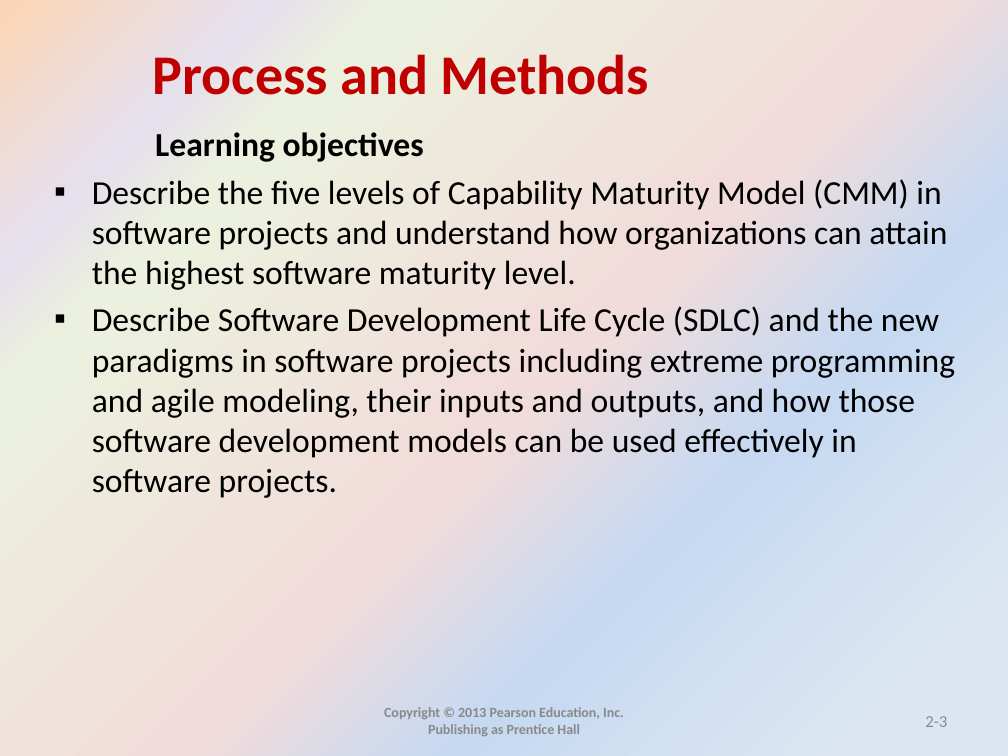
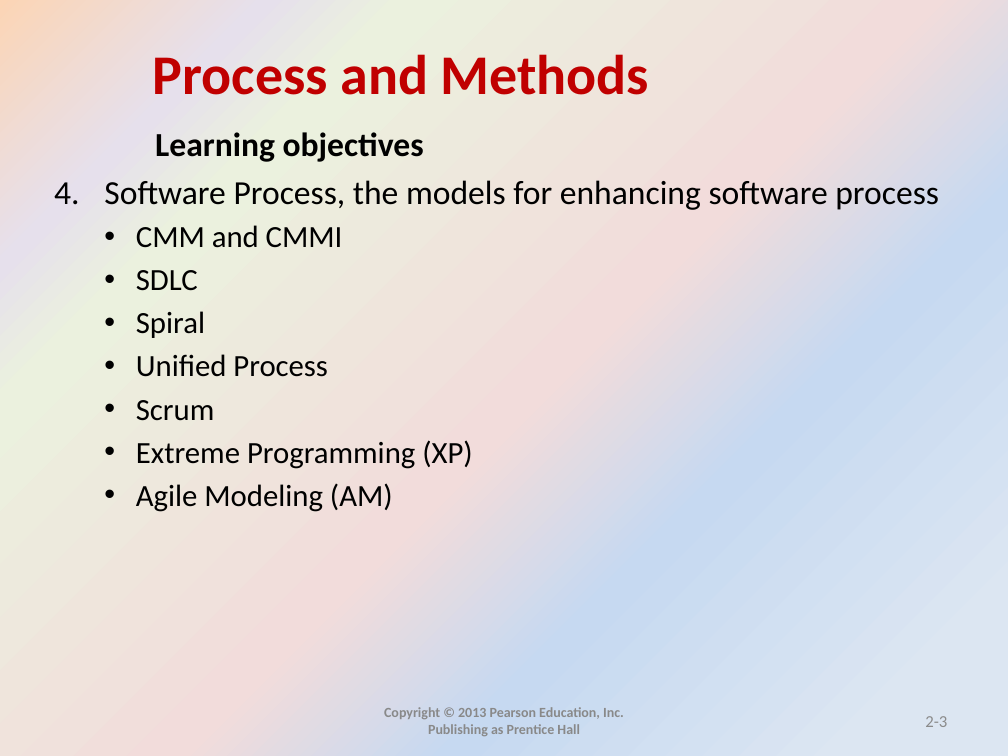
Before and after one commit to mohandesosama/is_project_management, a slide deck: slide 3 of IS-PM-Slides/02_process and methods _ch2.pptx. Drawn at 1008x756 pixels with LibreOffice and Linux fonts; fonts in the diff are those of the drawing. Boxes give left, top, right and bottom in pixels: in the first picture for what was removed or moved away, otherwise in the second. Text is boxed around its words. In the diff, an @@ line names an element or a change of style, - is before the commit and + after.

```diff
--- a/IS-PM-Slides/02_process and methods _ch2.pptx
+++ b/IS-PM-Slides/02_process and methods _ch2.pptx
@@ text at (x1=104, y1=180, x2=939, y2=512): text changed; size 24 to 22 pt @@
-▪ Describe the five levels of Capability Maturity Model (CMM) in software projects and understand how organizations can attain the highest software maturity level.
-▪ Describe Software Development Life Cycle (SDLC) and the new paradigms in software projects including extreme programming and agile modeling, their inputs and outputs, and how those software development models can be used effectively in software projects.
+4. Software Process, the models for enhancing software process
+  • CMM and CMMI
+  • SDLC
+  • Spiral
+  • Unified Process
+  • Scrum
+  • Extreme Programming (XP)
+  • Agile Modeling (AM)
```
Also in this commit, not shown: 39 other slides changed, 1 slide removed.
